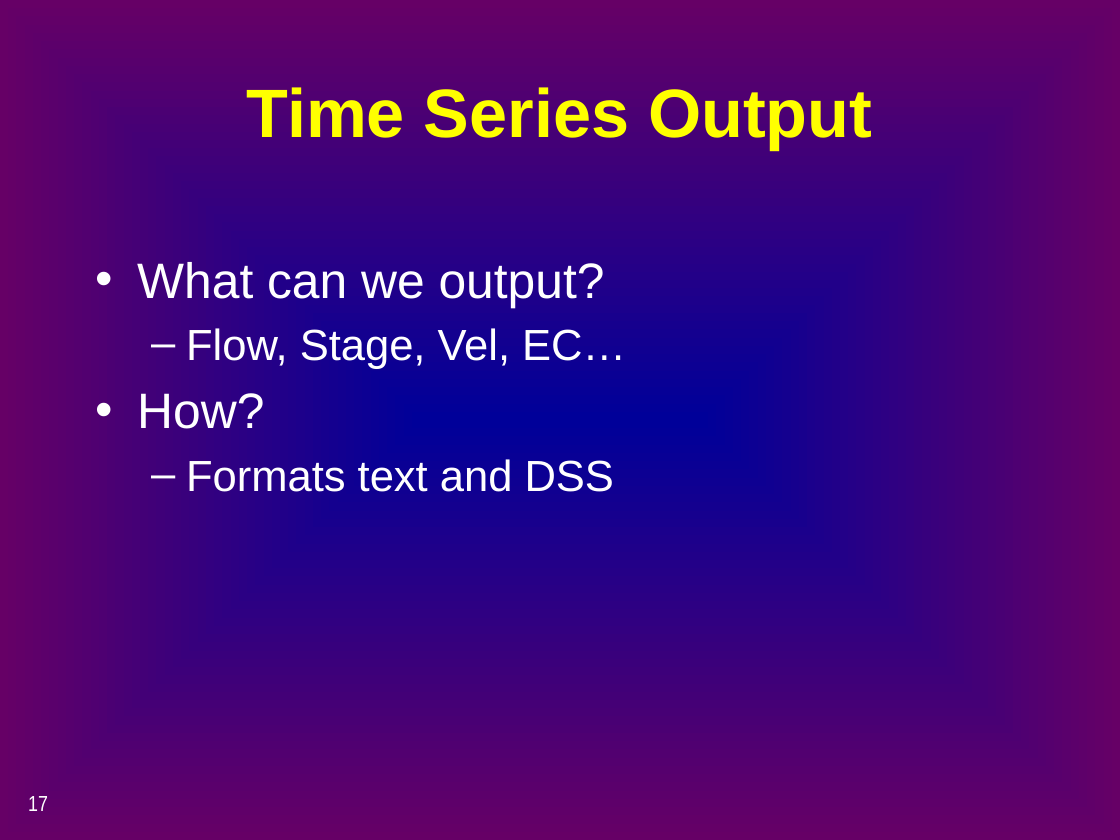
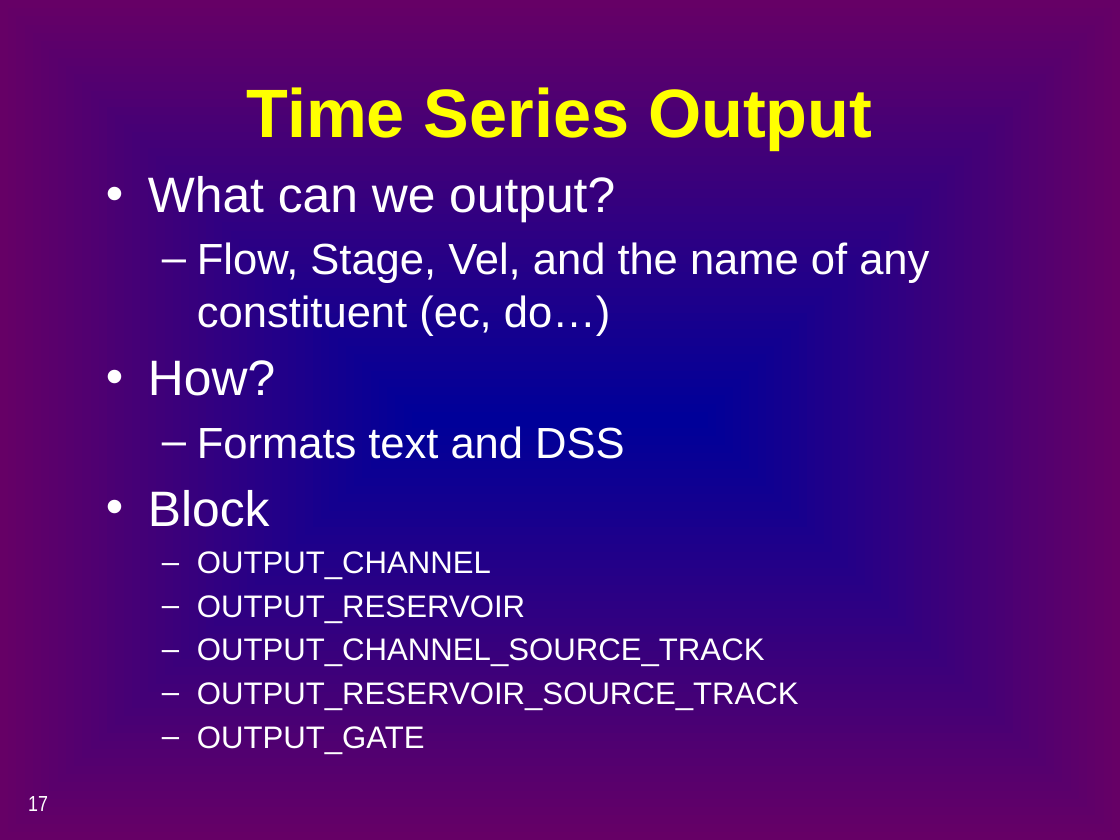
Before and after one commit to CADWRDeltaModeling/dsm2, a slide deck: slide 17 of dsm2/presentations/p4_simulation_data.pptx. Drawn at 1120x840 pixels with LibreOffice and Linux fonts; fonts in the diff are those of the drawing. Boxes give left, top, right and bottom in pixels: in the first picture for what was removed or moved away, otherwise in the second. Text is boxed around its words. In the diff, an @@ line names an element or a change of style, - is before the commit and + after.

```diff
--- a/dsm2/presentations/p4_simulation_data.pptx
+++ b/dsm2/presentations/p4_simulation_data.pptx
@@ text "What can we output?" moved from (x1=137, y1=262, x2=626, y2=492) to (x1=148, y1=176, x2=929, y2=754) @@
@@ text at (x1=197, y1=242, x2=929, y2=336): text changed @@
-  – Flow, Stage, Vel, EC…
+  – Flow, Stage, Vel, and the name of any constituent (ec, do…)
@@ text at (x1=148, y1=490, x2=799, y2=754): paragraphs added @@
+• Block
+  – OUTPUT_CHANNEL
+  – OUTPUT_RESERVOIR
+  – OUTPUT_CHANNEL_SOURCE_TRACK
+  – OUTPUT_RESERVOIR_SOURCE_TRACK
+  – OUTPUT_GATE
```
Also in this commit, not shown: 2 other slides changed, 3 slides added.
